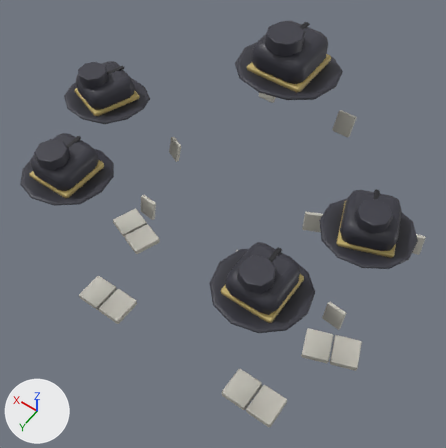
One commit to the glTF model art-src/blender/export/crew/velvet-mob-lod1.glb: the scene before it, then after it.
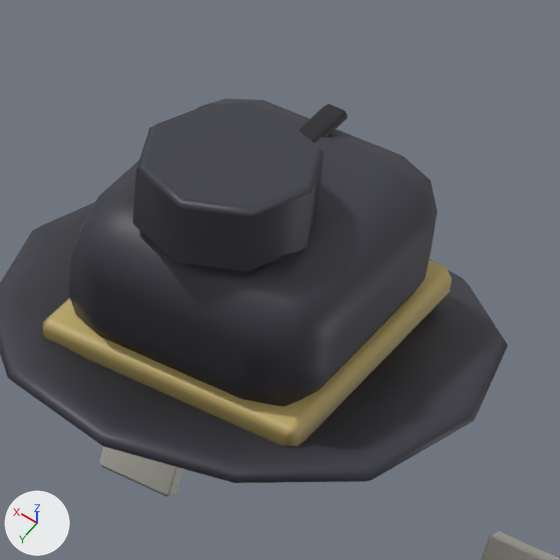
The first picture shows the older version from a camera (50 mm lens) standing at (-1.36, 2.66, 3.87) and looking at (-0.02, 0.78, 0.92). The close-ups show the older and then the newer version on the part from 53% to 79% of the width and 0% to 26% of the height of that picture. Only the edits that show in the close-ups are written down. The lights are fixed; the arrows at lower left show +X, +Y and +Z. Where no turn or scale is listed for an object, it has been applied to the vertices. Vertices at exactly the same position are counted once.

In view in the first close-up: 'cap_arm_l_trim', 'cap_arm_r_trim', 'cap_hat'.
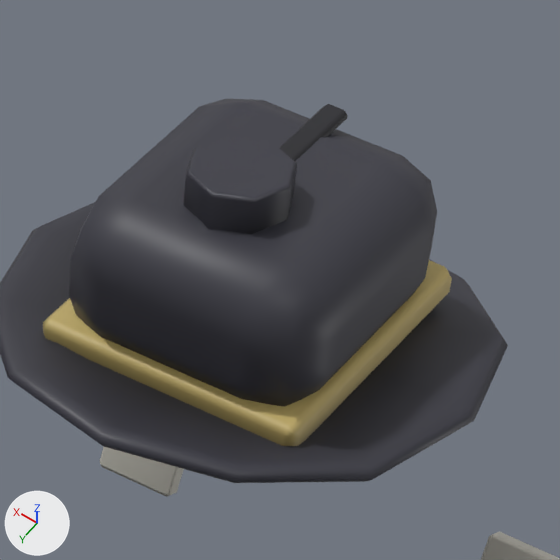
Scene script edits in JSON lines:
```json
{"block": "me_cap_hat", "where": "# used by ob_cap_hat; location = (0.0, 0.1, 1.742)"}
{"op": "remove", "block": "me_cap_hat", "code": "me_cap_hat.from_pydata(...)  # 236 vertices, 446 faces; spans x -0.304..0.304, y -0.304..0.329, z -0.159..0.181"}
{"op": "add", "block": "me_cap_hat", "code": "me_cap_hat.from_pydata(...)  # 236 vertices, 446 faces; spans x -0.304..0.304, y -0.304..0.329, z -0.159..0.151"}
{"block": "me_cap_hat", "change": "me_cap_hat part 1: the loose piece of 24 vertices spanning x -0.105..0.105, y -0.017..0.192, z 0.104..0.181 is scaled about its middle by 0.6, then moved by (0.0, -0.027, -0.014)"}
```

Location of each change, [x1, y1, x2, y2] in pixels of the close-ups (560 x 560 px; the box of a moved part takes in the faces that stretch with it):
```json
{"part": 1, "of": "me_cap_hat", "change": "moved or reshaped", "before": [133, 103, 324, 272], "after": [183, 135, 297, 234]}
```
